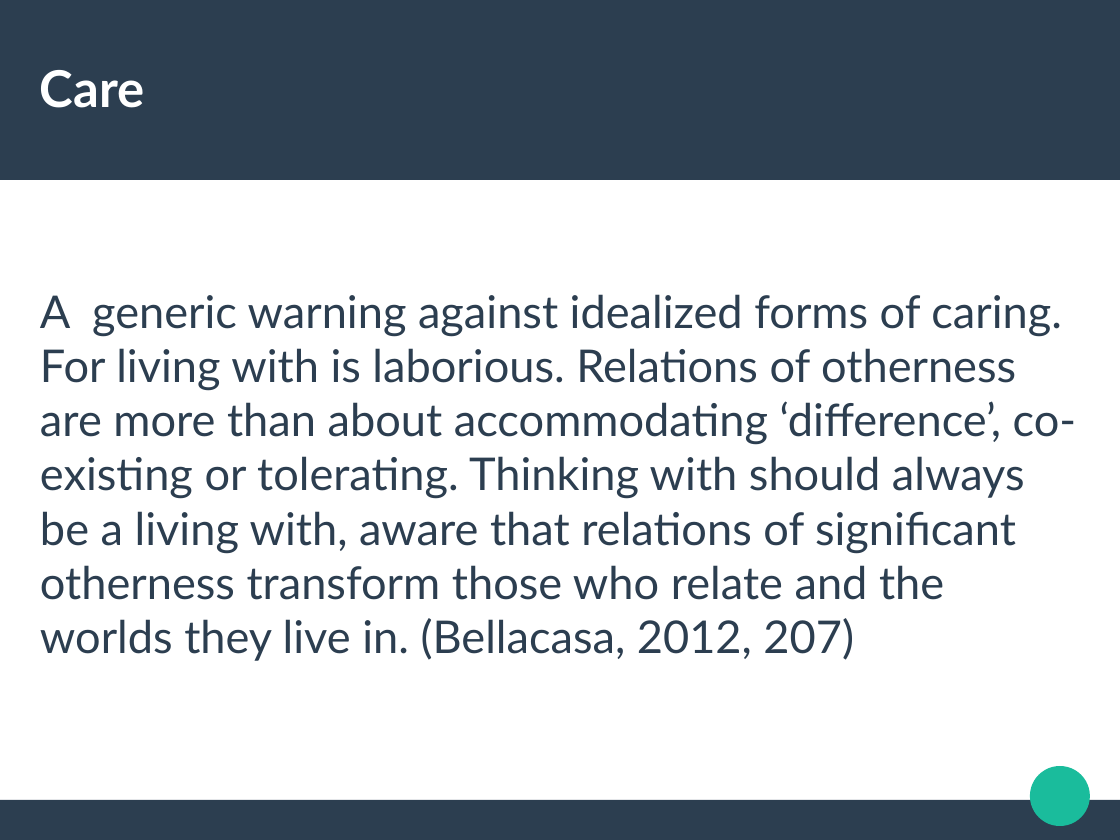
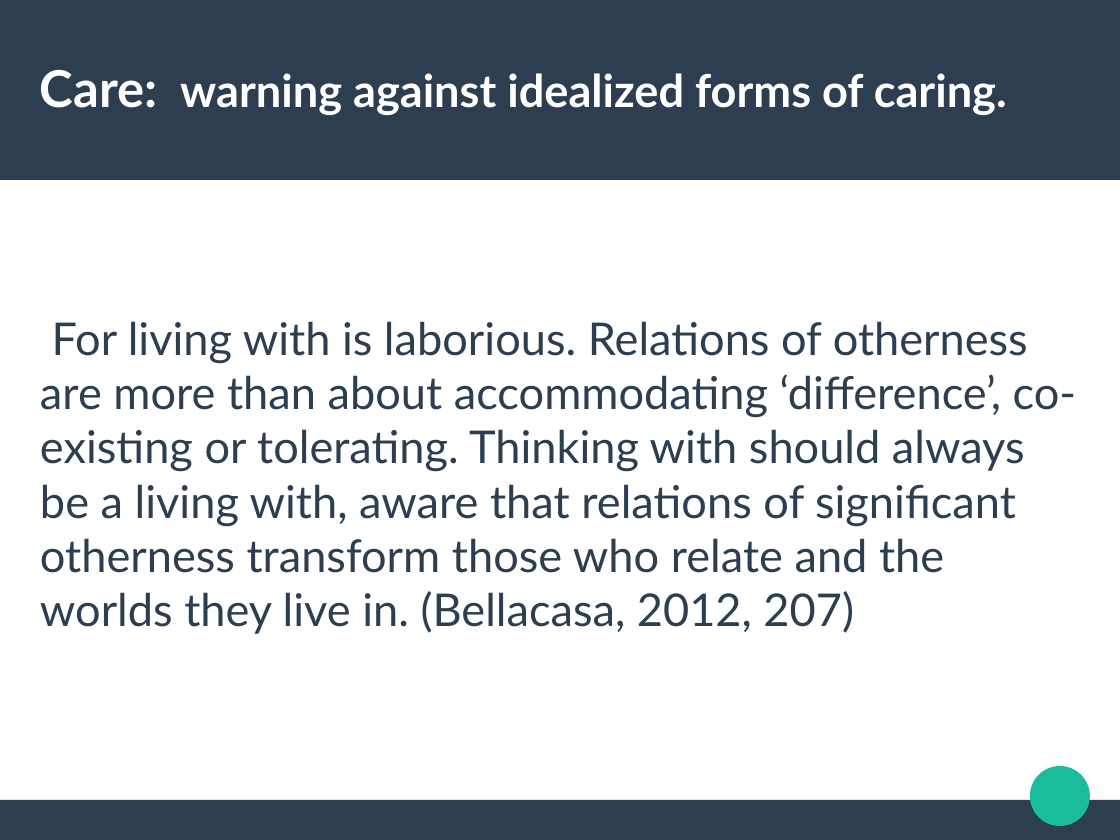
Before and after one commit to rian39/digital_ethics, a slide deck: slide 16 of digital_ethics_slides.odp (slide 17 before the commit). Drawn at 1120x840 pixels with LibreOffice and Linux fonts; fonts in the diff are those of the drawing. Boxes give left, top, right and bottom in pixels: in the first picture for what was removed or moved away, otherwise in the second. Text is boxed around its words. In the diff, an @@ line names an element or a change of style, - is before the commit and + after.

```diff
--- a/digital_ethics_slides.odp
+++ b/digital_ethics_slides.odp
@@ title at [40,70,1007,115]: text changed; size 36 to 32 pt @@
-Care
+Care: warning against idealized forms of caring.
@@ subtitle at [40,321,1077,634]: text changed @@
-A generic warning against idealized forms of caring. For living with is laborious. Relations of otherness are more than about accommodating ‘difference’, co-existing or tolerating. Thinking with should always be a living with, aware that relations of significant otherness transform those who relate and the worlds they live in. (Bellacasa, 2012, 207)
+For living with is laborious. Relations of otherness are more than about accommodating ‘difference’, co-existing or tolerating. Thinking with should always be a living with, aware that relations of significant otherness transform those who relate and the worlds they live in. (Bellacasa, 2012, 207)
```
Also in this commit, not shown: 12 other slides changed, 3 slides removed, 2 other files.
